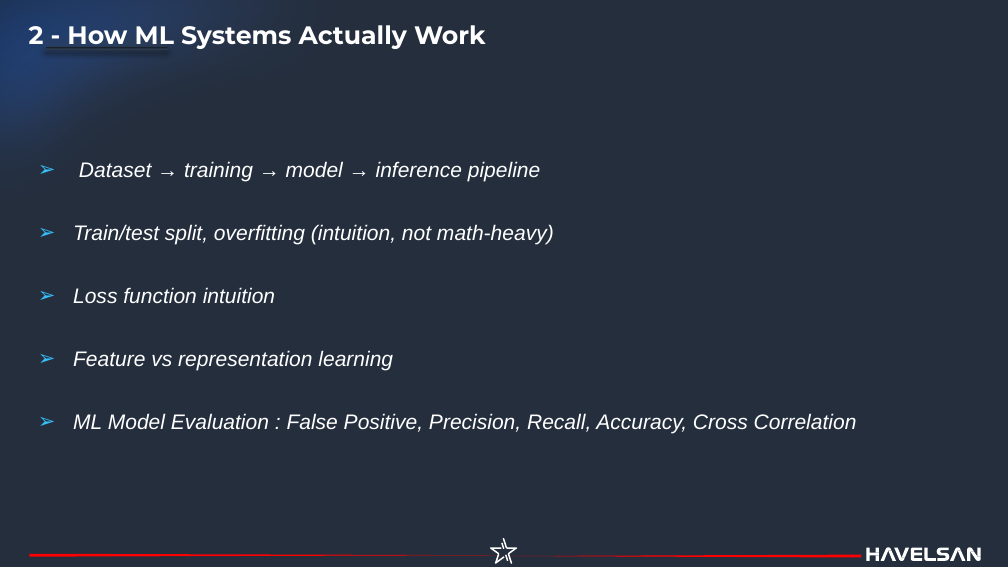
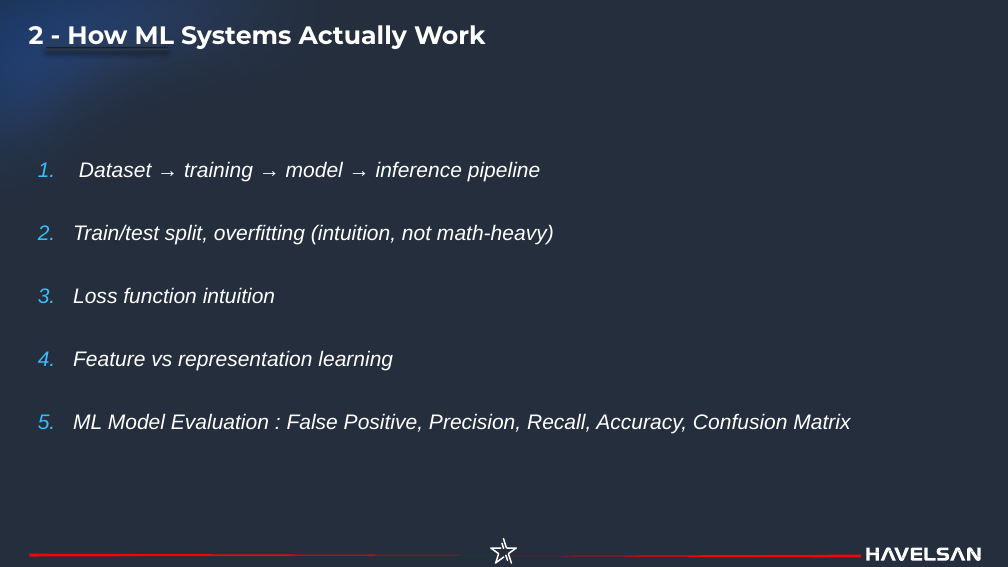
Before and after one commit to havelsan/YZ_EGITIM, a slide deck: slide 13 of presentations/01.Day_1_—_Core_AI_and_Machine_Learning_Foundations_Engineer-Oriented.pptx. Drawn at 1008x567 pixels with LibreOffice and Linux fonts; fonts in the diff are those of the drawing. Boxes give left, top, right and bottom in pixels: in the first picture for what was removed or moved away, otherwise in the second. Text is boxed around its words. In the diff, an @@ line names an element or a change of style, - is before the commit and + after.

```diff
--- a/presentations/01.Day_1_—_Core_AI_and_Machine_Learning_Foundations_Engineer-Oriented.pptx
+++ b/presentations/01.Day_1_—_Core_AI_and_Machine_Learning_Foundations_Engineer-Oriented.pptx
@@ freeform shape at <box>0,0,861,441</box>: outline redrawn @@
@@ text at <box>73,413,850,434</box>: text changed @@
-➢ ML Model Evaluation : False Positive, Precision, Recall, Accuracy, Cross Correlation
+5. ML Model Evaluation : False Positive, Precision, Recall, Accuracy, Confusion Matrix
@@ freeform shape at <box>29,554,501,557</box>: outline redrawn @@
```
Also in this commit, not shown: 28 other slides changed, 13 slides added, 2 slides removed, 2 other files.
